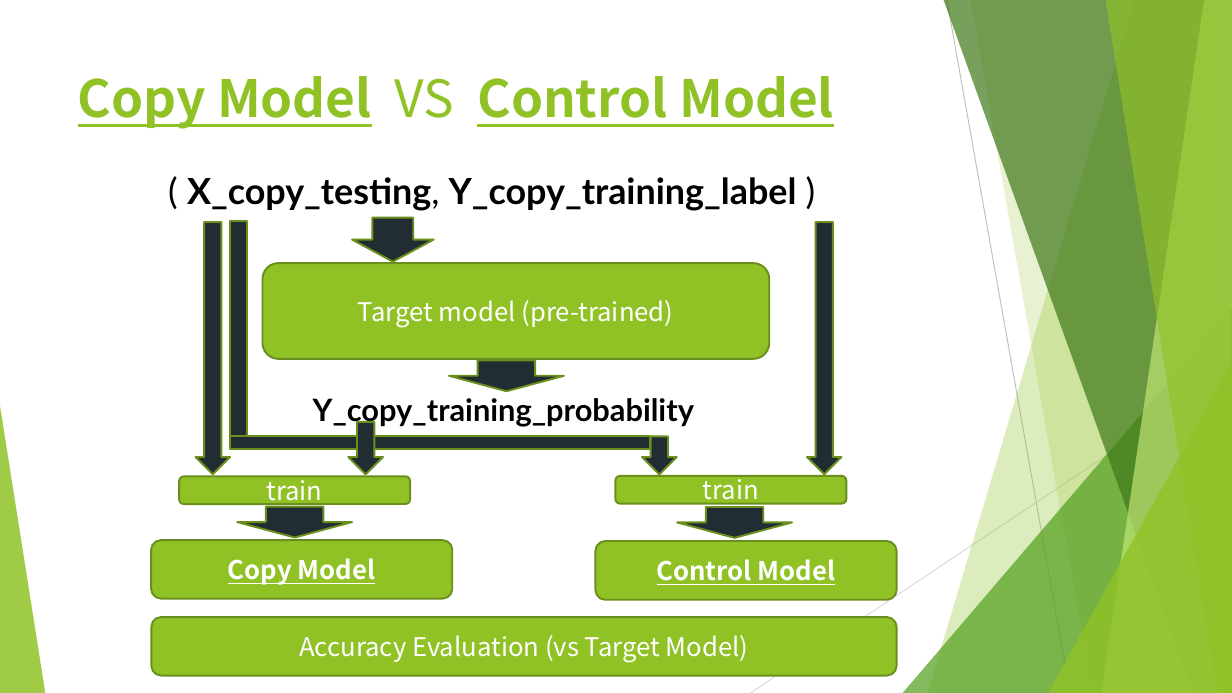
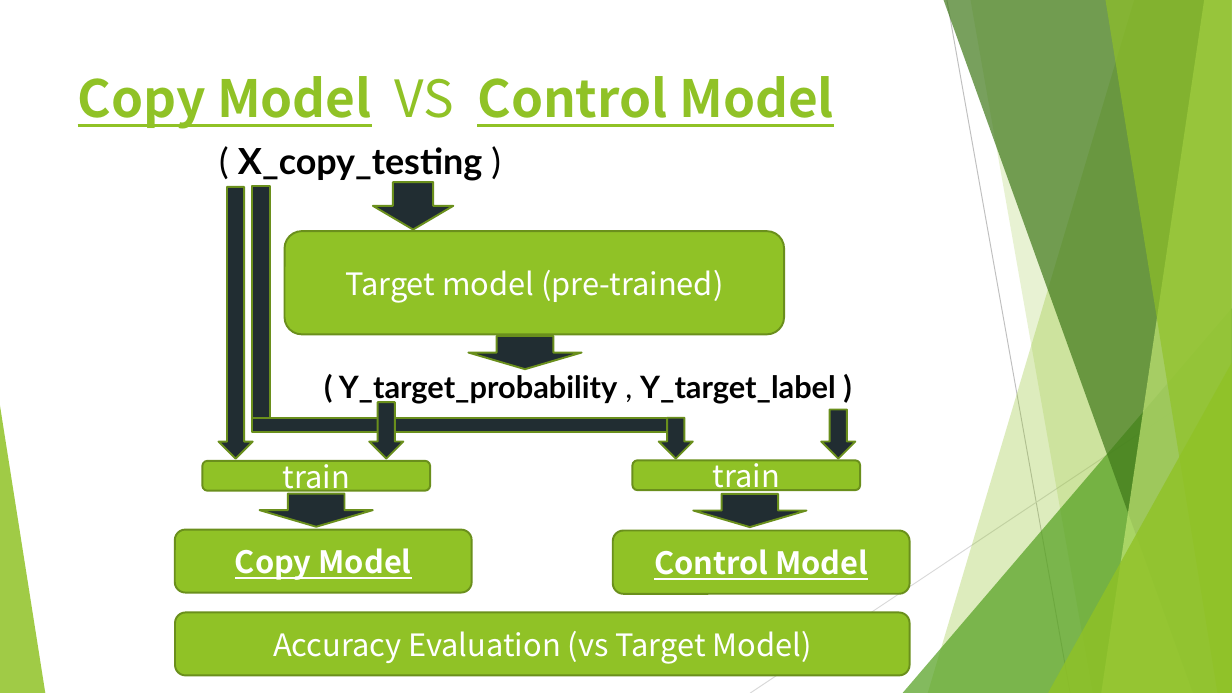
Before and after one commit to chengdejerrylin/Electrical-Engineering-Lab---networking-and-Multinmedia, a slide deck: slide 7 of final_demo.pptx (slide 6 before the commit). Drawn at 1232x693 pixels with LibreOffice and Linux fonts; fonts in the diff are those of the drawing. Boxes give left, top, right and bottom in pixels: in the first picture for what was removed or moved away, otherwise in the second. Text is boxed around its words. In the diff, an @@ line names an element or a change of style, - is before the commit and + after.

```diff
--- a/final_demo.pptx
+++ b/final_demo.pptx
@@ text at bbox=[238, 147, 482, 181]: text changed @@
-( X_copy_testing, Y_copy_training_label )
+( X_copy_testing )
@@ down arrow: place and size @@
-down arrow at bbox=[196, 222, 230, 474]
+down arrow at bbox=[218, 187, 252, 458]
@@ rectangle: place and size @@
-rectangle at bbox=[230, 222, 248, 437]
+rectangle at bbox=[252, 187, 270, 419]
@@ down arrow: place and size @@
-down arrow at bbox=[352, 218, 433, 262]
+down arrow at bbox=[373, 182, 454, 229]
@@ size 20 to 24 pt in 6 elements at bbox=[175, 613, 909, 676], bbox=[613, 531, 909, 594], bbox=[175, 530, 471, 592], bbox=[632, 460, 860, 490], bbox=[202, 461, 430, 491], bbox=[285, 231, 785, 335] @@
@@ rounded rectangle "Target model (pre-trained)": place and size @@
-rounded rectangle "Target model (pre-trained)" at bbox=[262, 263, 769, 360]
+rounded rectangle "Target model (pre-trained)" at bbox=[285, 231, 785, 335]
@@ down arrow: place and size @@
-down arrow at bbox=[449, 360, 564, 391]
+down arrow at bbox=[469, 336, 582, 370]
@@ text at bbox=[339, 375, 836, 404]: text changed @@
-Y_copy_training_probability
+( Y_target_probability , Y_target_label )
@@ rectangle: place and size @@
-rectangle at bbox=[230, 437, 650, 450]
+rectangle at bbox=[253, 418, 667, 432]
@@ down arrow: place and size @@
-down arrow at bbox=[348, 422, 383, 475]
+down arrow at bbox=[370, 402, 404, 458]
@@ down arrow: place and size @@
-down arrow at bbox=[642, 436, 677, 474]
+down arrow at bbox=[659, 418, 693, 458]
@@ down arrow: place and size @@
-down arrow at bbox=[807, 222, 841, 474]
+down arrow at bbox=[822, 409, 856, 458]
@@ rounded rectangle "train": place and size @@
-rounded rectangle "train" at bbox=[179, 477, 410, 505]
+rounded rectangle "train" at bbox=[202, 461, 430, 491]
@@ rounded rectangle "train": place and size @@
-rounded rectangle "train" at bbox=[616, 476, 847, 504]
+rounded rectangle "train" at bbox=[632, 460, 860, 490]
@@ down arrow: place and size @@
-down arrow at bbox=[238, 506, 352, 537]
+down arrow at bbox=[260, 494, 373, 527]
@@ down arrow: place and size @@
-down arrow at bbox=[677, 507, 792, 538]
+down arrow at bbox=[693, 494, 807, 528]
@@ rounded rectangle "Copy Model": place and size @@
-rounded rectangle "Copy Model" at bbox=[152, 541, 453, 599]
+rounded rectangle "Copy Model" at bbox=[175, 530, 471, 592]
@@ rounded rectangle "Control Model": place and size @@
-rounded rectangle "Control Model" at bbox=[595, 542, 897, 601]
+rounded rectangle "Control Model" at bbox=[613, 531, 909, 594]
@@ rounded rectangle "Accuracy Evaluation (vs Target Model)": place and size @@
-rounded rectangle "Accuracy Evaluation (vs Target Model)" at bbox=[152, 617, 897, 676]
+rounded rectangle "Accuracy Evaluation (vs Target Model)" at bbox=[175, 613, 909, 676]
```
Also in this commit, not shown: 4 other slides changed, 1 slide added, 4 other files.
